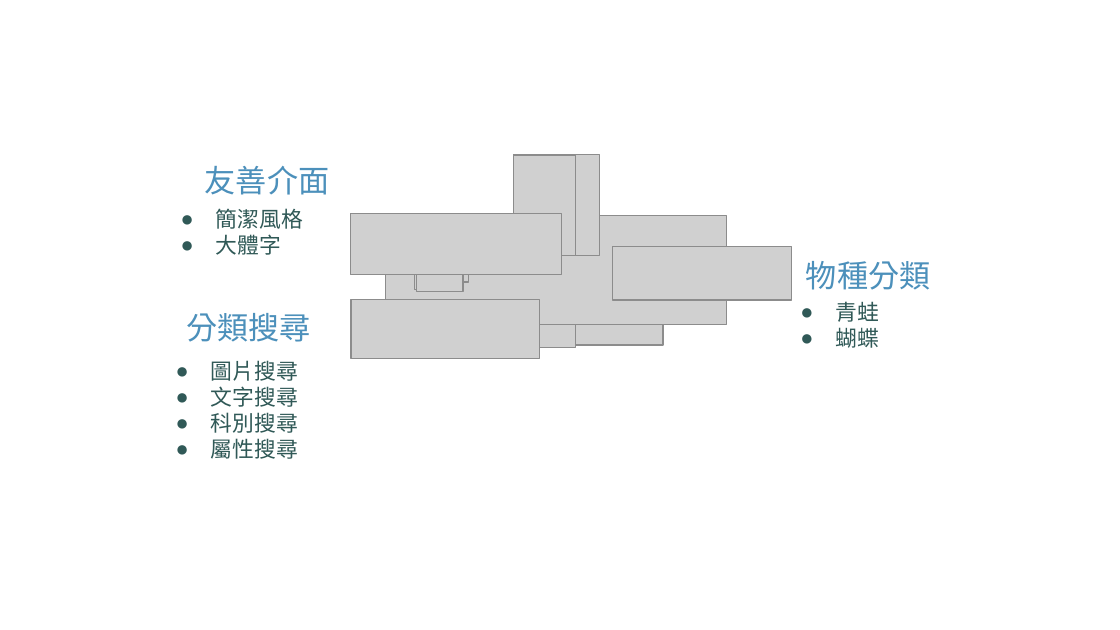
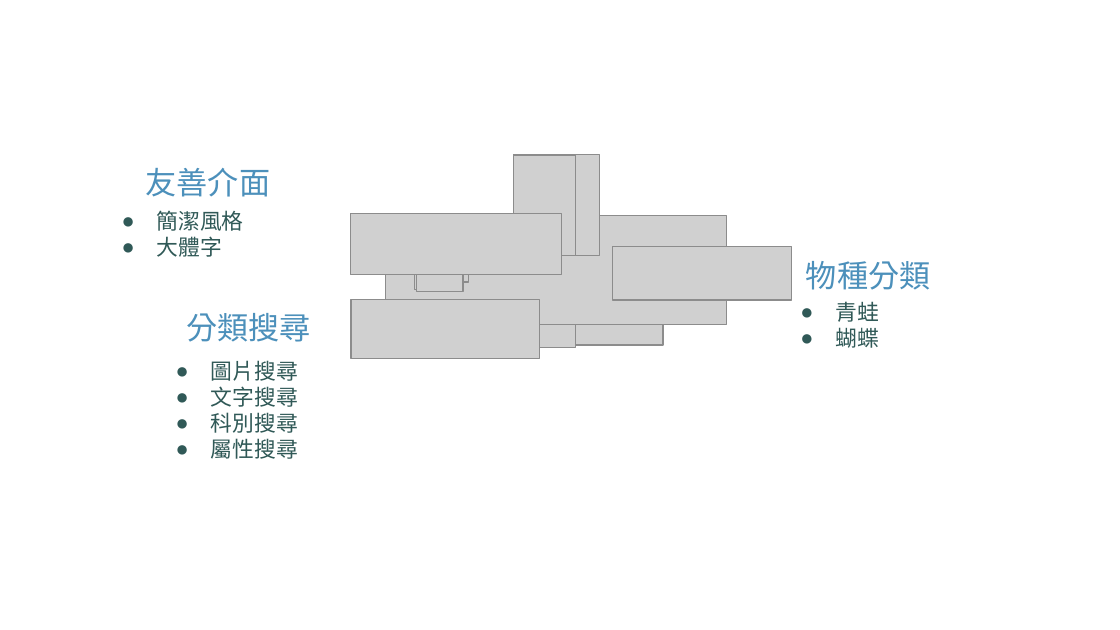
Before and after one commit to junanyeap/1061SE8Inquiry, a slide deck: slide 6 of 軟體工第八組.ppt. Drawn at 1120x630 pixels with LibreOffice and Linux fonts; fonts in the diff are those of the drawing; grey boxes stand for pictures; background and template pictures are left out. Boxes give left, top, right and bottom in pixels: in the first picture for what was removed or moved away, otherwise in the second. Text is boxed around its words. In the diff, an @@ line names an element or a change of style, - is before the commit and + after.

```diff
--- a/軟體工第八組.ppt
+++ b/軟體工第八組.ppt
@@ text "友善介面" moved from (x1=205, y1=166, x2=330, y2=195) to (x1=146, y1=168, x2=271, y2=197) @@
@@ text "簡潔風格" moved from (x1=216, y1=208, x2=303, y2=255) to (x1=157, y1=210, x2=244, y2=257) @@
```
Also in this commit, not shown: 1 other slide changed, 3 other files.
